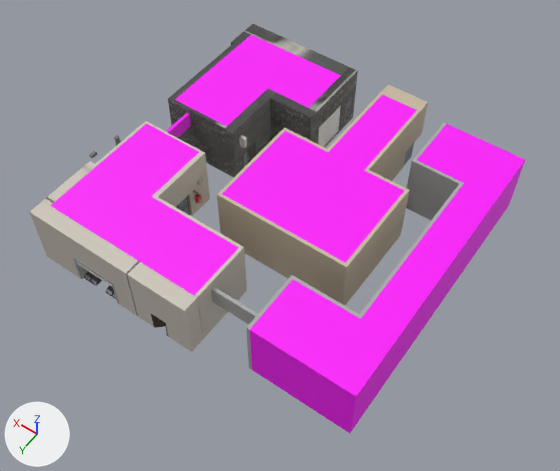
Renders of the FBX model Assets/Model/WallObjects/WallBldg1.fbx from each side of a commit.
Both versions are drawn from a camera (50 mm lens) standing at (-0.821, 1.195, 1.802) and looking at (-0.034, 0.093, 0.07). The lights are fixed; the arrows at lower left show +X, +Y and +Z. The picture after the commit comes second. Where no turn or scale is listed for an object, it has been applied to the vertices. Vertices at exactly the same position are counted once.
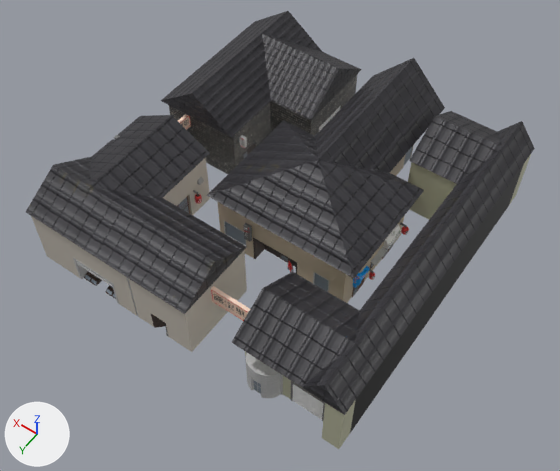
Where the newer file only moved an object's origin or applied its transform, the numbers keep the older frame.

The change, as a diff of the scene's bpy script:
```diff
--- a/Assets/Model/WallObjects/WallBldg1.fbx.py
+++ b/Assets/Model/WallObjects/WallBldg1.fbx.py
@@ mat_kawara @@
+mat_kawara = bpy.data.materials.new('kawara')
+# uses the picture img_kawara_jpg
+# uses the picture img_kawara_normal_jpg
@@ mat_building1_signboard1 @@
+mat_building1_signboard1 = bpy.data.materials.new('Building1:Signboard1')
+# uses the picture img_paper_normal_jpg
+# uses the picture img_signboard1_jpg
@@ me_mesh_001 @@
-me_mesh_001.from_pydata(...)  # 3011 vertices, 5650 faces; spans x -0.534..0.534, y -0.501..0.501, z -0.106..0.106
-me_mesh_001.materials.append(mat_standardsurface1)  # grey #aaaaaa
+me_mesh_001.from_pydata(...)  # 6897 vertices, 13637 faces; spans x -0.536..0.475, y -0.513..0.507, z -0.11..0.224
+# me_mesh_001 part 1: a new loose piece of 42 vertices spanning x -0.536..-0.219, y -0.507..0.503, z 0.093..0.169, in mat_kawara
+# me_mesh_001 part 2: a new loose piece of 34 vertices spanning x -0.145..-0.123, y 0.126..0.142, z -0.106..-0.066, in mat_signboard4 (picture img_signboard4_jpg)
+# me_mesh_001 part 3: a new loose piece of 26 vertices spanning x -0.079..0.475, y 0.049..0.507, z 0.093..0.169, in mat_kawara
+# me_mesh_001 part 4: a new loose piece of 22 vertices spanning x -0.357..0.117, y -0.508..0.179, z 0.094..0.224, in mat_kawara
+# me_mesh_001 part 5: a new loose piece of 22 vertices spanning x 0.05..0.469, y -0.513..-0.036, z 0.093..0.193, in mat_kawara
+# me_mesh_001 part 6: 199 vertices moved within x -0.047..0.464, y 0.111..0.451, z -0.105..-0.005; 547 vertices removed from x -0.434..0.466, y -0.497..0.501, z -0.105..0.095; 4303 vertices added at x -0.534..0.466, y -0.499..0.501, z -0.11..0.095
+# me_mesh_001 part 7: 14 faces spanning x -0.534..0.09, y -0.449..0.451, z -0.105..0.095 switch from mat_building1_materialpink (pink #ff00ff) to mat_building1_phong1 (black #000000)
+# me_mesh_001 part 8: 20 faces spanning x 0.179..0.199, y -0.084..-0.074, z 0.026..0.066 switch from mat_signboard1 (picture img_signboard1_jpg) to mat_building1_signboard1
+# other edits to the shape of me_mesh_001 do not show in these pictures
 me_mesh_001.materials.append(mat_phong2)
@@ me_mesh_001 @@
 me_mesh_001.materials.append(mat_cloth)
+me_mesh_001.materials.append(mat_kawara)
+me_mesh_001.materials.append(mat_building1_building1_lambert5)  # beige #ddc391
+me_mesh_001.materials.append(mat_signboard_town1)  # picture img_signboard_town_jpg
+me_mesh_001.materials.append(mat_default_material)  # grey #bcbcbc
+me_mesh_001.materials.append(mat_signboard2)  # picture img_signboard2_jpg
+me_mesh_001.materials.append(mat_building1_concrete_door)  # picture img_concrete_door_jpg
+me_mesh_001.materials.append(mat_standardsurface2)  # green #58ff00
+me_mesh_001.materials.append(mat_signboard6)  # picture img_signboard6_jpg
+me_mesh_001.materials.append(mat_signboard7)  # picture img_signboard7_jpg
+me_mesh_001.materials.append(mat_signboard5)  # picture img_signboard5_jpg
+me_mesh_001.materials.append(mat_signboard3)  # picture img_signboard3_jpg
+me_mesh_001.materials.append(mat_signboard4)  # picture img_signboard4_jpg
```

Changed parts and their boxes [x1, y1, x2, y2] in the pictures (560 x 471 px):
'pCube93', reshaped (7% taller)
    before: [30, 24, 525, 433]
    after: [26, 11, 535, 449]
part 1 of me_mesh_001, added
    after: [232, 111, 535, 415]
part 2 of me_mesh_001, added
    after: [288, 260, 293, 273]
part 3 of me_mesh_001, added
    after: [26, 115, 246, 314]
part 4 of me_mesh_001, added
    after: [207, 58, 445, 278]
part 5 of me_mesh_001, added
    after: [161, 11, 362, 138]
part 6 of me_mesh_001, built on
    before: [43, 35, 464, 370]
    after: [76, 101, 531, 449]
part 7 of me_mesh_001, recoloured
    before: [222, 124, 525, 395]
part 8 of me_mesh_001, recoloured
    both: [239, 136, 247, 148]
